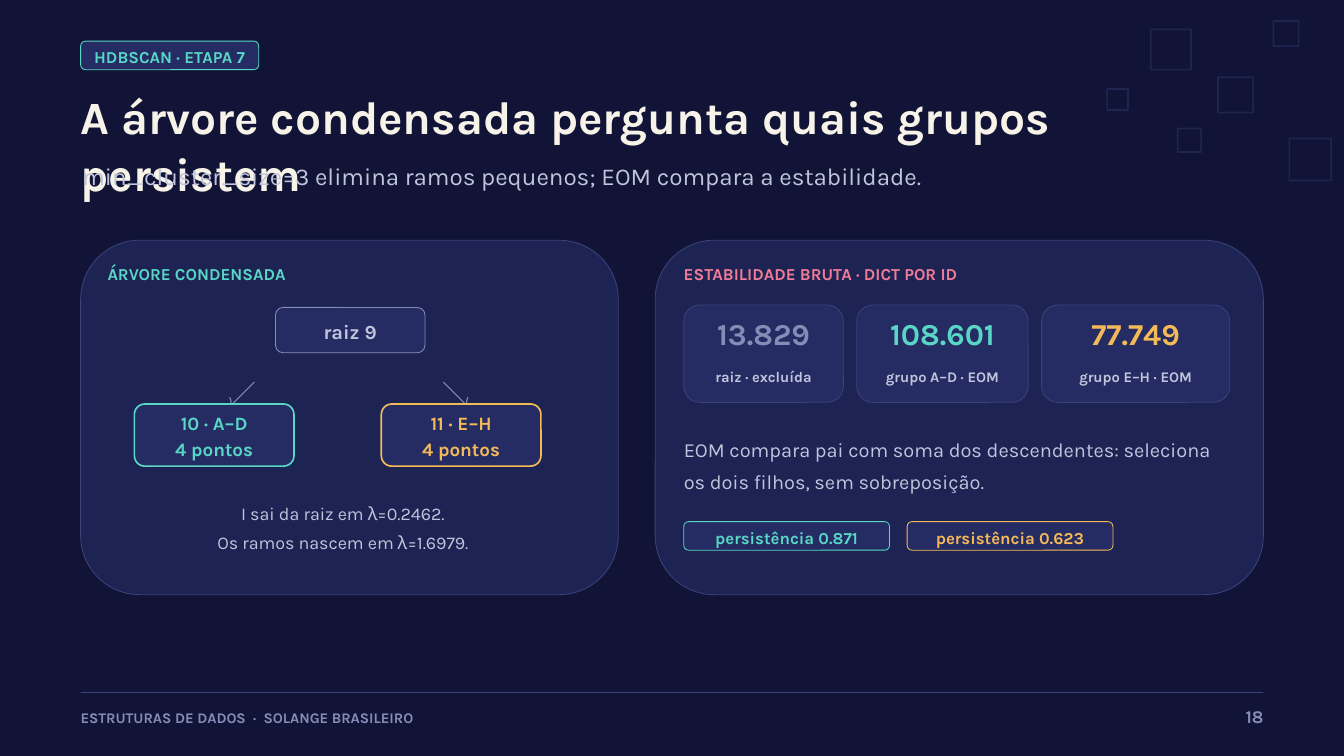
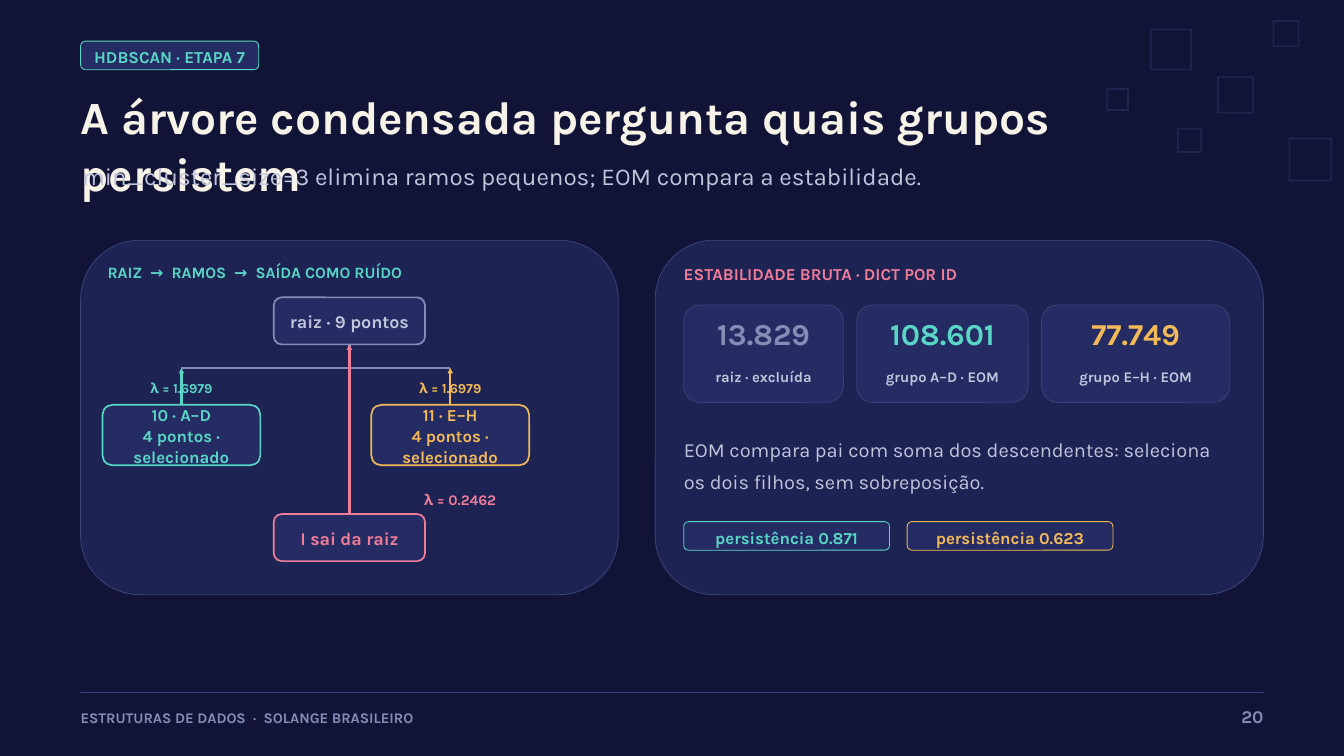
Before and after one commit to neto009/IFTM---Estrutura-de-dados, a slide deck: slide 20 of docs/apresentacao-minicurso-estruturas.pptx (slide 18 before the commit). Drawn at 1344x756 pixels with LibreOffice and Linux fonts; fonts in the diff are those of the drawing. Boxes give left, top, right and bottom in pixels: in the first picture for what was removed or moved away, otherwise in the second. Text is boxed around its words. In the diff, an @@ line names an element or a change of style, - is before the commit and + after.

```diff
--- a/docs/apresentacao-minicurso-estruturas.pptx
+++ b/docs/apresentacao-minicurso-estruturas.pptx
@@ text at [108,264,402,278]: text changed; size 12 to 11.2 pt @@
-ÁRVORE CONDENSADA
+RAIZ → RAMOS → SAÍDA COMO RUÍDO
@@ rounded rectangle "raiz · 9 pontos": place and size @@
-rounded rectangle "raiz · 9 pontos" at [324,325,377,339]
+rounded rectangle "raiz · 9 pontos" at [274,297,425,345]
@@ rounded rectangle "raiz · 9 pontos" at [274,297,425,345]: fill none to #252C63; outline none to #858DB7 1.2 pt @@
@@ rounded rectangle removed at [275,308,424,353] @@
@@ text in rounded rectangle at [290,315,409,332]: text changed; size 14.2 to 12.8 pt @@
-raiz 9
+raiz · 9 pontos
@@ line added from (350, 345) to (350, 368), #858DB7 1.8 pt @@
@@ arrow added from (350, 514) to (350, 345), #F17C98 1.8 pt @@
@@ text added at [150,380,213,397], 9.8 pt, text #59D6C5, bold @@
+λ = 1.6979
@@ line added from (181, 368) to (451, 368), #858DB7 1.8 pt @@
@@ arrow added from (181, 405) to (181, 368), #59D6C5 1.8 pt @@
@@ text removed at [223,370,261,399] @@
-↙
@@ text added at [419,380,482,397], 9.8 pt, text #F4BA58, bold @@
+λ = 1.6979
@@ text removed at [437,370,475,399] @@
-↘
@@ arrow added from (451, 405) to (451, 368), #F4BA58 1.8 pt @@
@@ rounded rectangle "10 · A–D": place and size @@
-rounded rectangle "10 · A–D" at [175,417,253,461]
+rounded rectangle "10 · A–D" at [103,405,261,466]
@@ rounded rectangle "10 · A–D" at [103,405,261,466]: fill none to #252C63; outline none to #59D6C5 1.2 pt @@
@@ rounded rectangle removed at [134,404,293,467] @@
@@ text in rounded rectangle at [152,410,211,421]: size 13.5 to 12 pt in "10 · A–D"; line spacing 1.14 to 1.05 @@
@@ rounded rectangle "11 · E–H": place and size @@
-rounded rectangle "11 · E–H" at [422,417,500,461]
+rounded rectangle "11 · E–H" at [371,405,529,466]
@@ rounded rectangle "11 · E–H" at [371,405,529,466]: fill none to #252C63; outline none to #F4BA58 1.2 pt @@
@@ rounded rectangle removed at [381,404,540,467] @@
@@ text in rounded rectangle at [423,410,477,421]: size 13.5 to 12 pt in "11 · E–H"; line spacing 1.14 to 1.05 @@
@@ text in rounded rectangle at [133,431,229,466]: text changed; size 13.5 to 12 pt @@
-4 pontos
+4 pontos · selecionado
@@ text in rounded rectangle at [402,431,498,466]: text changed; size 13.5 to 12 pt @@
-4 pontos
+4 pontos · selecionado
@@ text removed at [217,506,469,549] @@
-I sai da raiz em λ=0.2462.
-Os ramos nascem em λ=1.6979.
@@ text added at [424,493,496,505], 10.5 pt, text #F17C98, bold @@
+λ = 0.2462
@@ rounded rectangle added at [274,514,425,562], fill #252C63, outline #F17C98 1.2 pt, 12.8 pt, text #F17C98, bold @@
+I sai da raiz
@@ text at [1241,711,1263,723]: text changed @@
-18
+20
```
Also in this commit, not shown: 12 other slides changed, 4 slides added, 2 slides removed, 5 other files.
